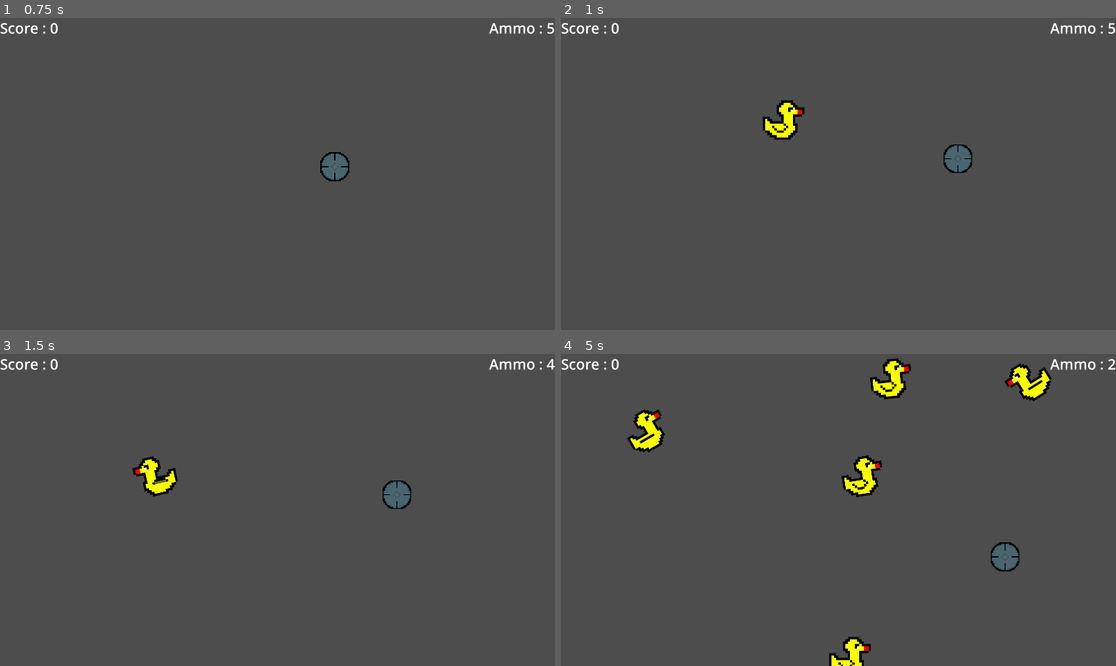
Above: before the commit, frames 1-4 (two rows, left to right).
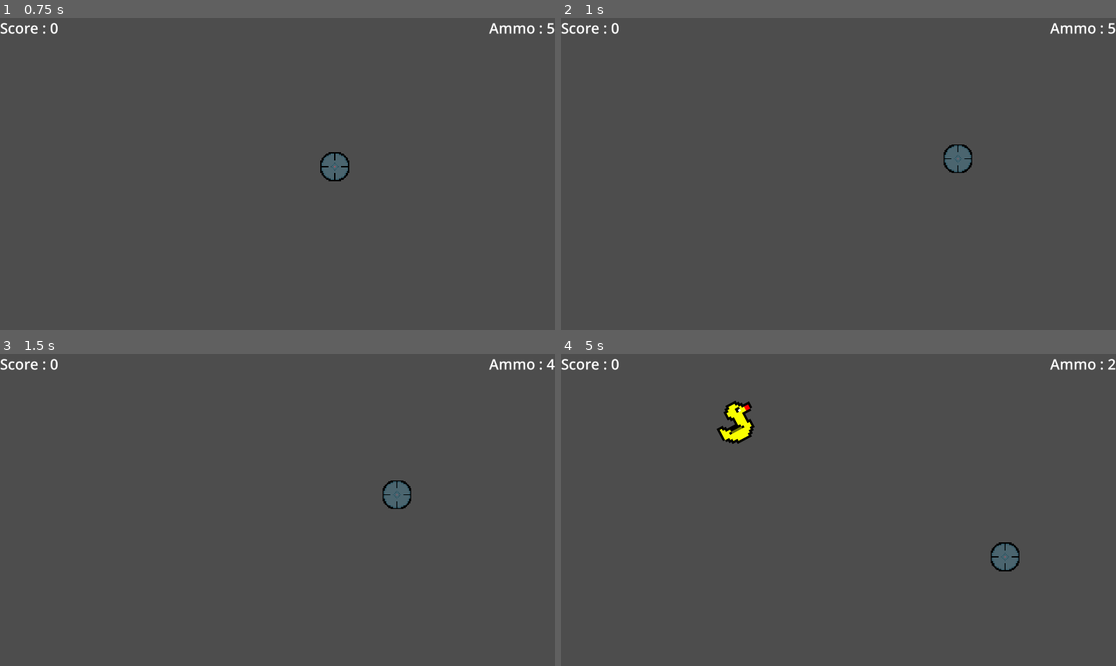
Above: after the commit, the same moments.

Repository: the-sort/ducks_in_sight
Game: Godot game, scene res://scenes/main_scene.tscn
Two runs of this game, one before a commit and one after it. Both use one fixed random seed, a clock stepped at 60 frames per second and the inputs below.
Inputs (mouse positions are in pixels of both pictures, inside the frame that each line leads up to):
- Up to frame 1 (0.75 s): tap Enter at 0.5 s; move the mouse to (399, 158) at 0.52 s; press the mouse at (399, 158) at 0.53 s
- Up to frame 2 (1 s): no input
- Up to frame 3 (1.5 s): move the mouse to (166, 525) at 1.27 s; release the mouse at (166, 525) at 1.28 s; tap Space (shot) at 1.35 s
- Up to frame 4 (5 s): move the mouse to (894, 441) at 2.02 s; press the mouse at (894, 441) at 2.03 s; move the mouse to (810, 572) at 2.77 s; release the mouse at (810, 572) at 2.78 s; tap Space (shot) at 2.85, 4.35 s; move the mouse to (1005, 556) at 3.52 s; press the mouse at (1005, 556) at 3.53 s; move the mouse to (672, 463) at 4.27 s; release the mouse at (672, 463) at 4.28 s

Frame 1 is identical in both runs. In frame 2, 0.6% of the frame differs, in the area x 36-44%, y 26-39%; in frame 3, 0.6%; in frame 4, 3.4%, in the area x 11-89%, y 1-100%.

Commit message:
Duck: setting limit to duck spawner

Diff:
--- a/scenes/main_scene.tscn
+++ b/scenes/main_scene.tscn
@@ -7,6 +7,7 @@
 [node name="main_scene" type="Node"]
 
 [node name="spawner" type="Timer" parent="."]
+wait_time = 3.0
 autostart = true
 script = ExtResource("2_7ykc4")
 
--- a/scripts/spawner.gd
+++ b/scripts/spawner.gd
@@ -1,8 +1,10 @@
 extends Node
 
 @onready var duck_scene = preload("res://scenes/duck.tscn")
-
+@export var limit : int = 10
 
 
 func _on_timeout() -> void:
+	if get_child_count() == limit :
+		return
 	add_child(duck_scene.instantiate())
